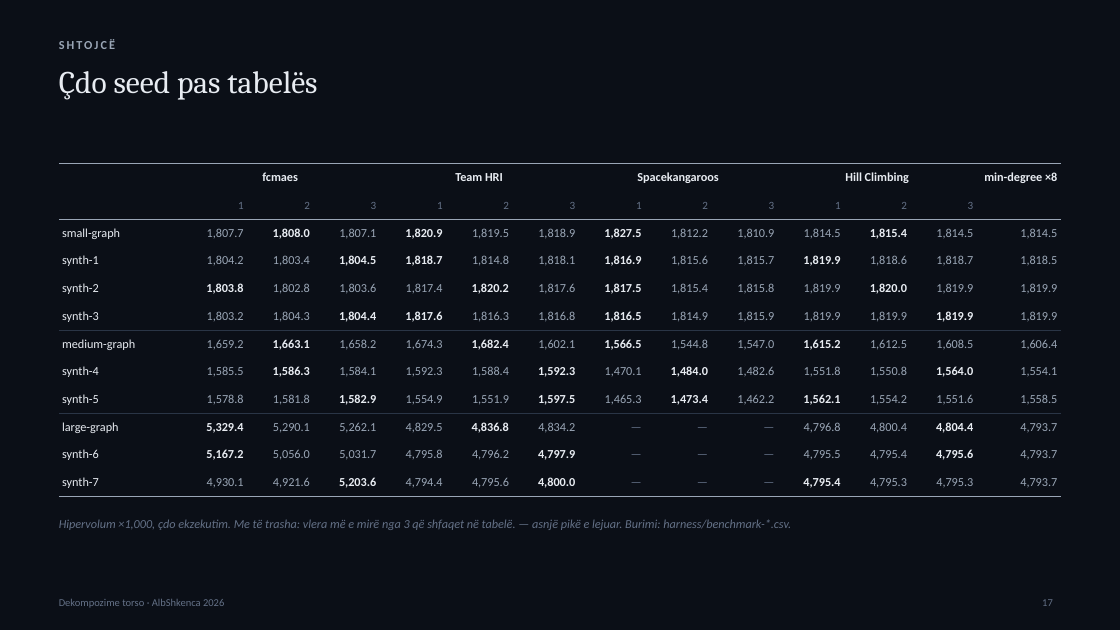
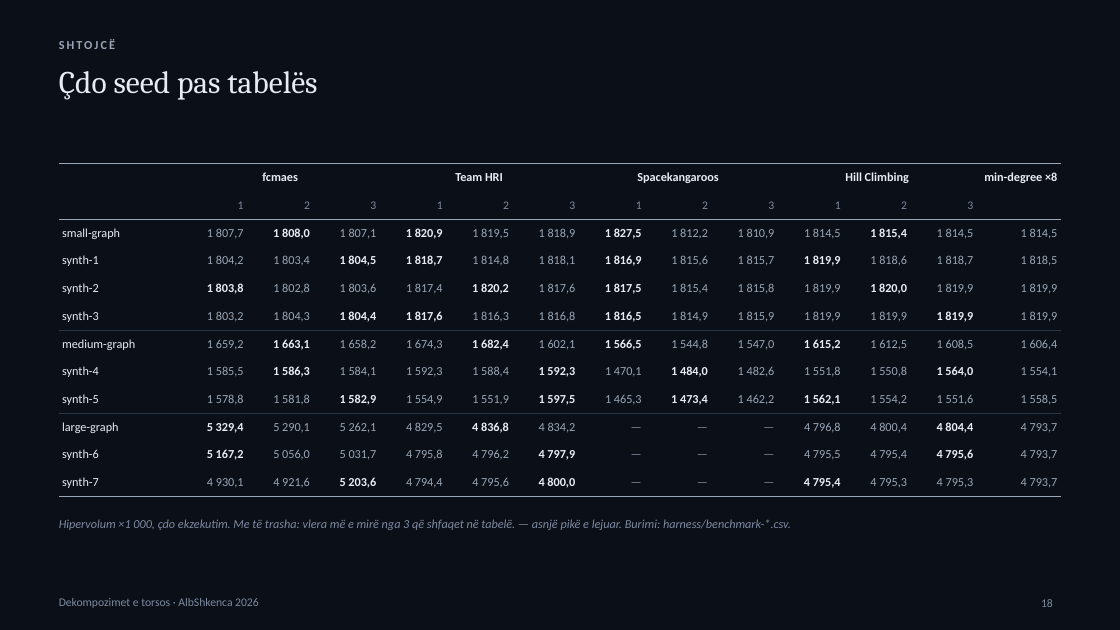
Before and after one commit to adrianymeri/SpOC3, a slide deck: slide 18 of SpOC3-Dekompozime-Torso-AlbShkenca2026-SQ.pptx (slide 17 before the commit). Drawn at 1120x630 pixels with LibreOffice and Linux fonts; fonts in the diff are those of the drawing. Boxes give left, top, right and bottom in pixels: in the first picture for what was removed or moved away, otherwise in the second. Text is boxed around its words. In the diff, an @@ line names an element or a change of style, - is before the commit and + after.

```diff
--- a/SpOC3-Dekompozime-Torso-AlbShkenca2026-SQ.pptx
+++ b/SpOC3-Dekompozime-Torso-AlbShkenca2026-SQ.pptx
@@ table at (59, 164, 1061, 492) @@
-row 3: small-graph | 1,807.7 | 1,808.0 | 1,807.1 | 1,820.9 | 1,819.5 | 1,818.9 | 1,827.5 | 1,812.2 | 1,810.9 | 1,814.5 | 1,815.4 | 1,814.5 | 1,814.5
+row 3: small-graph | 1 807,7 | 1 808,0 | 1 807,1 | 1 820,9 | 1 819,5 | 1 818,9 | 1 827,5 | 1 812,2 | 1 810,9 | 1 814,5 | 1 815,4 | 1 814,5 | 1 814,5
-row 4: synth-1 | 1,804.2 | 1,803.4 | 1,804.5 | 1,818.7 | 1,814.8 | 1,818.1 | 1,816.9 | 1,815.6 | 1,815.7 | 1,819.9 | 1,818.6 | 1,818.7 | 1,818.5
+row 4: synth-1 | 1 804,2 | 1 803,4 | 1 804,5 | 1 818,7 | 1 814,8 | 1 818,1 | 1 816,9 | 1 815,6 | 1 815,7 | 1 819,9 | 1 818,6 | 1 818,7 | 1 818,5
-row 5: synth-2 | 1,803.8 | 1,802.8 | 1,803.6 | 1,817.4 | 1,820.2 | 1,817.6 | 1,817.5 | 1,815.4 | 1,815.8 | 1,819.9 | 1,820.0 | 1,819.9 | 1,819.9
+row 5: synth-2 | 1 803,8 | 1 802,8 | 1 803,6 | 1 817,4 | 1 820,2 | 1 817,6 | 1 817,5 | 1 815,4 | 1 815,8 | 1 819,9 | 1 820,0 | 1 819,9 | 1 819,9
-row 6: synth-3 | 1,803.2 | 1,804.3 | 1,804.4 | 1,817.6 | 1,816.3 | 1,816.8 | 1,816.5 | 1,814.9 | 1,815.9 | 1,819.9 | 1,819.9 | 1,819.9 | 1,819.9
+row 6: synth-3 | 1 803,2 | 1 804,3 | 1 804,4 | 1 817,6 | 1 816,3 | 1 816,8 | 1 816,5 | 1 814,9 | 1 815,9 | 1 819,9 | 1 819,9 | 1 819,9 | 1 819,9
-row 7: medium-graph | 1,659.2 | 1,663.1 | 1,658.2 | 1,674.3 | 1,682.4 | 1,602.1 | 1,566.5 | 1,544.8 | 1,547.0 | 1,615.2 | 1,612.5 | 1,608.5 | 1,606.4
+row 7: medium-graph | 1 659,2 | 1 663,1 | 1 658,2 | 1 674,3 | 1 682,4 | 1 602,1 | 1 566,5 | 1 544,8 | 1 547,0 | 1 615,2 | 1 612,5 | 1 608,5 | 1 606,4
-row 8: synth-4 | 1,585.5 | 1,586.3 | 1,584.1 | 1,592.3 | 1,588.4 | 1,592.3 | 1,470.1 | 1,484.0 | 1,482.6 | 1,551.8 | 1,550.8 | 1,564.0 | 1,554.1
+row 8: synth-4 | 1 585,5 | 1 586,3 | 1 584,1 | 1 592,3 | 1 588,4 | 1 592,3 | 1 470,1 | 1 484,0 | 1 482,6 | 1 551,8 | 1 550,8 | 1 564,0 | 1 554,1
-row 9: synth-5 | 1,578.8 | 1,581.8 | 1,582.9 | 1,554.9 | 1,551.9 | 1,597.5 | 1,465.3 | 1,473.4 | 1,462.2 | 1,562.1 | 1,554.2 | 1,551.6 | 1,558.5
+row 9: synth-5 | 1 578,8 | 1 581,8 | 1 582,9 | 1 554,9 | 1 551,9 | 1 597,5 | 1 465,3 | 1 473,4 | 1 462,2 | 1 562,1 | 1 554,2 | 1 551,6 | 1 558,5
-row 10: large-graph | 5,329.4 | 5,290.1 | 5,262.1 | 4,829.5 | 4,836.8 | 4,834.2 | — | — | — | 4,796.8 | 4,800.4 | 4,804.4 | 4,793.7
+row 10: large-graph | 5 329,4 | 5 290,1 | 5 262,1 | 4 829,5 | 4 836,8 | 4 834,2 | — | — | — | 4 796,8 | 4 800,4 | 4 804,4 | 4 793,7
-row 11: synth-6 | 5,167.2 | 5,056.0 | 5,031.7 | 4,795.8 | 4,796.2 | 4,797.9 | — | — | — | 4,795.5 | 4,795.4 | 4,795.6 | 4,793.7
+row 11: synth-6 | 5 167,2 | 5 056,0 | 5 031,7 | 4 795,8 | 4 796,2 | 4 797,9 | — | — | — | 4 795,5 | 4 795,4 | 4 795,6 | 4 793,7
-row 12: synth-7 | 4,930.1 | 4,921.6 | 5,203.6 | 4,794.4 | 4,795.6 | 4,800.0 | — | — | — | 4,795.4 | 4,795.3 | 4,795.3 | 4,793.7
+row 12: synth-7 | 4 930,1 | 4 921,6 | 5 203,6 | 4 794,4 | 4 795,6 | 4 800,0 | — | — | — | 4 795,4 | 4 795,3 | 4 795,3 | 4 793,7
@@ size 9.5 to 10 pt in "1", "2", "3", "1" and 8 more places @@
@@ text colour #647187 to #7D8AA0 in "1", "2", "3", "1" and 17 more places @@
@@ text at (59, 519, 791, 530): text changed; text colour #647187 to #7D8AA0 @@
-Hipervolum ×1,000, çdo ekzekutim. Me të trasha: vlera më e mirë nga 3 që shfaqet në tabelë. — asnjë pikë e lejuar. Burimi: harness/benchmark-*.csv.
+Hipervolum ×1 000, çdo ekzekutim. Me të trasha: vlera më e mirë nga 3 që shfaqet në tabelë. — asnjë pikë e lejuar. Burimi: harness/benchmark-*.csv.
@@ text at (59, 598, 259, 608): text changed; size 9 to 10 pt; text colour #647187 to #7D8AA0 @@
-Dekompozime torso · AlbShkenca 2026
+Dekompozimet e torsos · AlbShkenca 2026
@@ page number at (1041, 599, 1053, 607): text changed; size 9 to 10 pt; text colour #647187 to #7D8AA0 @@
-17
+18
```
Also in this commit, not shown: 19 other slides changed, 1 slide added, 11 other files.
